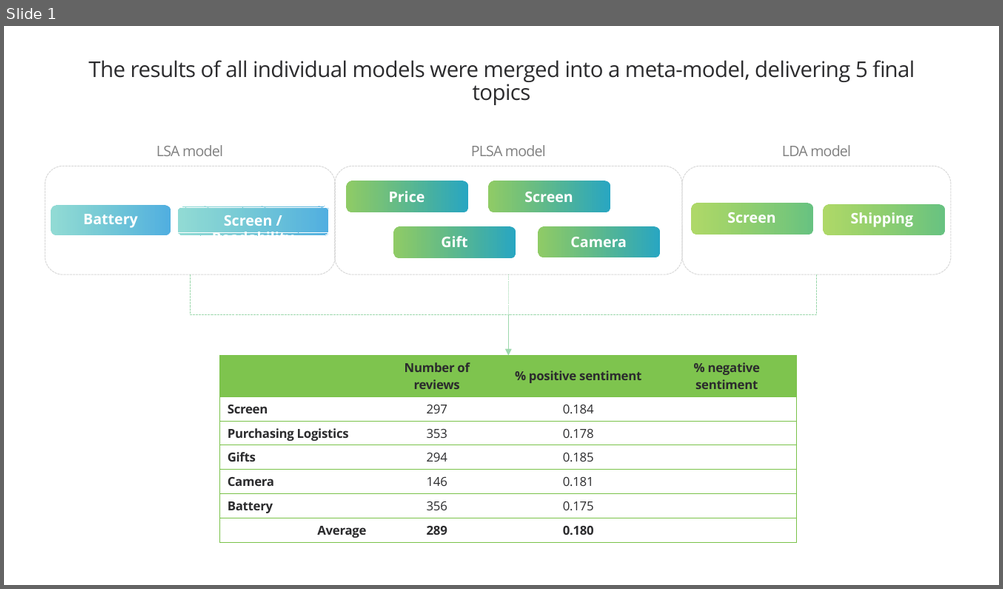
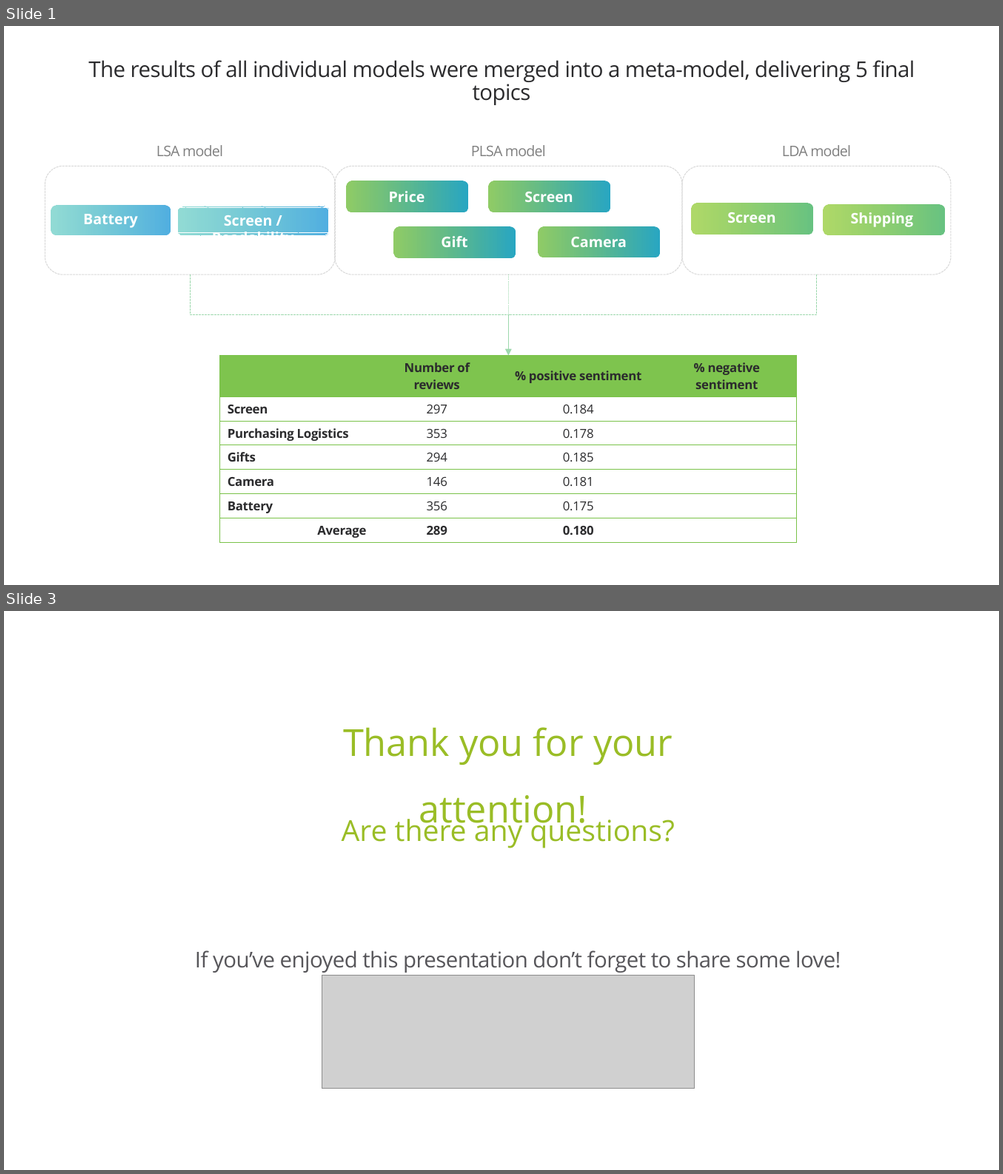
Before and after one commit to amandeepfj/Topic-Modeling, a slide deck: Single slides.pptx. Shown one above the other, each under a label of ours: slide 1 before the commit, slides 1 and 3 after it; the slides between them are not shown. The pictures are 1003x589 and 1003x1174 pixels, drawn with LibreOffice and Linux fonts; fonts in the diff are those of the drawing; grey boxes stand for pictures. Boxes give left, top, right and bottom in pixels: in the first picture for what was removed or moved away, otherwise in the second. Text is boxed around its words. In the diff, an @@ line names an element or a change of style, - is before the commit and + after.

```diff
--- a/Single slides.pptx
+++ b/Single slides.pptx
@@ slide 3 added at (x1=4, y1=611, x2=999, y2=1170), background #FFFFFF; not listed: 10 template elements that a slide beside it also shows @@
@@ text added at (x1=343, y1=727, x2=672, y2=833), 36 pt, text #9ABD26 @@
+Thank you for your attention!
@@ text added at (x1=341, y1=815, x2=674, y2=849), 28 pt, text #9ABD26 @@
+Are there any questions?
@@ title added at (x1=195, y1=951, x2=840, y2=973), 21 pt, text #FFFFFF @@
+If you’ve enjoyed this presentation don’t forget to share some love!
@@ text added at (x1=200, y1=951, x2=828, y2=961), 21 pt, text #57565A @@
+If you’ve enjoyed this presentation don’t forget to share some love!
@@ picture added at (x1=322, y1=976, x2=694, y2=1089) @@
```
Also in this commit, not shown: 1 slide changed, 1 slide removed.
